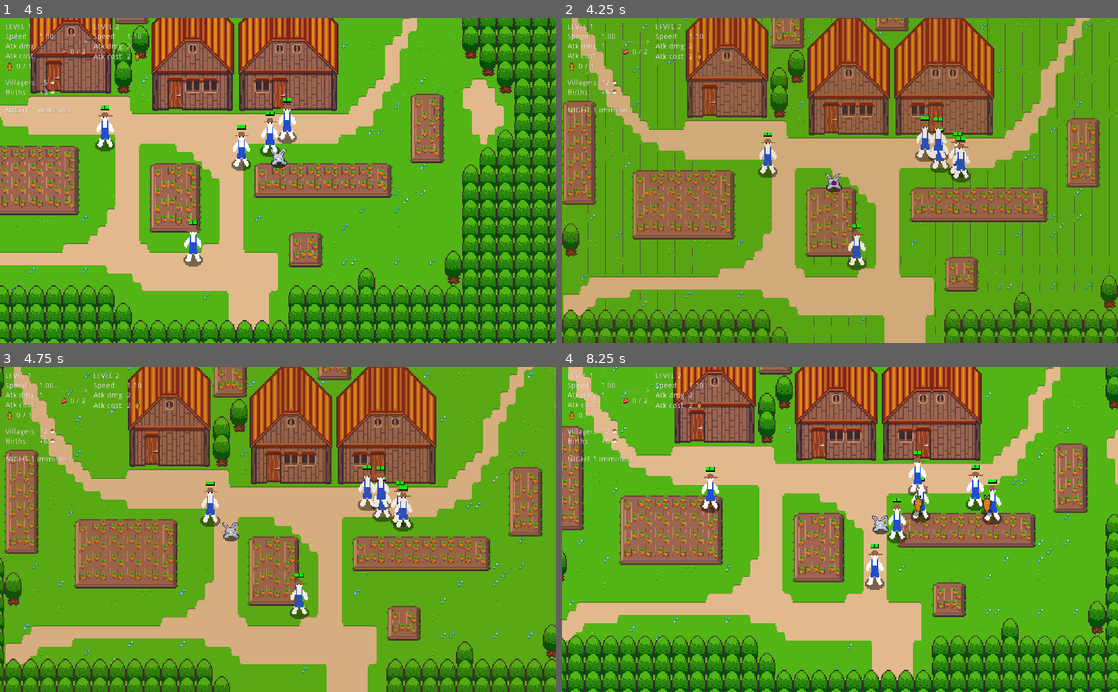
Above: before the commit, frames 1-4 (two rows, left to right).
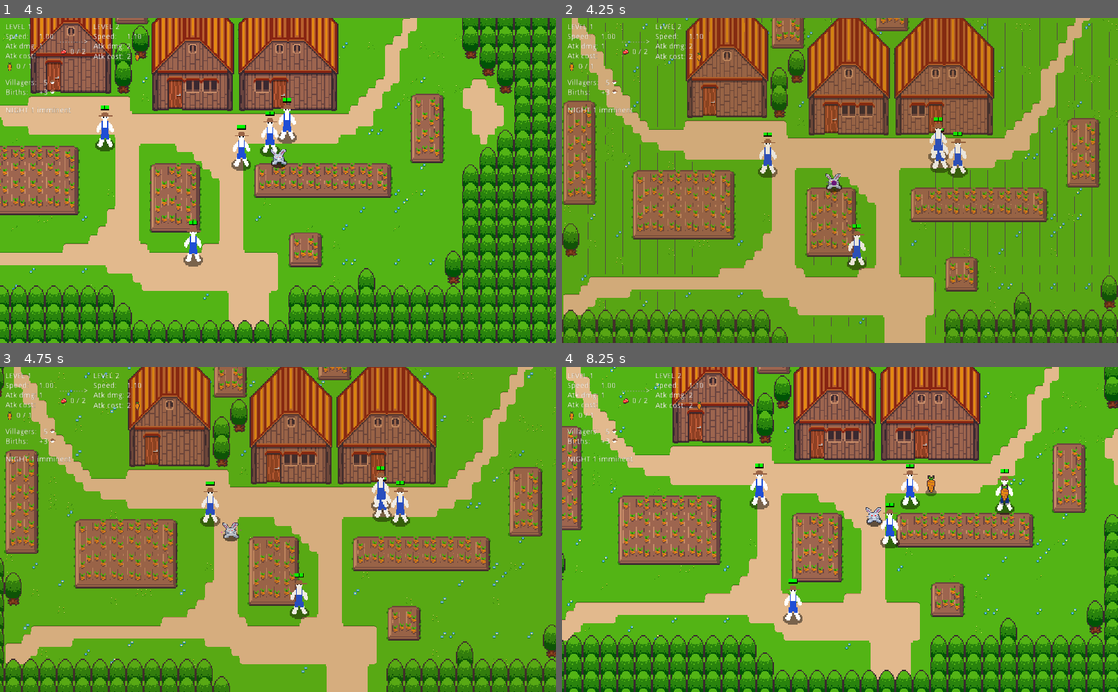
Above: after the commit, the same moments.

Repository: axerosh/rabbit-rampage
Game: Godot game, scene res://level2.tscn
Two runs of this game, one before a commit and one after it. Both use one fixed random seed, a clock stepped at 60 frames per second and the inputs below.
Inputs:
- Up to frame 1 (4 s): hold D (move_right) 0.53-1.28 s; tap Space (attack) every 0.75 s from 0.6 to 3.6 s; hold S (move_down) 1.28-2.03 s; hold D (move_right) 2.03-2.78 s; hold W (move_up) 2.78-3.53 s; hold A (move_left) from 3.53 s (still down)
- Up to frame 2 (4.25 s): keep holding A (move_left); tap R (restart) at 4.15 s
- Up to frame 3 (4.75 s): keep holding A (move_left); tap Space (attack) at 4.35 s
- Up to frame 4 (8.25 s): release A (move_left) at 5.03 s; hold S (move_down) 5.03-5.78 s; tap Space (attack) every 0.75 s from 5.1 to 8.1 s; hold D (move_right) 5.78-6.53 s; hold W (move_up) 6.53-7.28 s; hold D (move_right) 7.28-8.03 s; hold S (move_down) from 8.03 s (still down)

Frame 1 is identical in both runs. In frame 2, 0.5% of the frame differs, in the area x 7-74%, y 19-51%; in frame 3, 0.5%; in frame 4, 25%, in the area x 0-100%, y 0-100%.

Commit message:
Fix collectables and GM stats remaining on restart

Diff:
--- a/autoload/game_manager.gd
+++ b/autoload/game_manager.gd
@@ -29,6 +29,8 @@
 
 func _process(_delta: float) -> void:
 	if Input.is_action_just_pressed("restart"):
+		farmers.clear()
+		night_counter = 0
 		var _error = get_tree().reload_current_scene()
 		set_gameover_status(false)
 
--- a/humans/farmer.gd
+++ b/humans/farmer.gd
@@ -105,10 +105,10 @@
 
 func drop_carrot() -> void:
 	var carrot: Carrot = carrot_scene.instance();
-	get_tree().get_root().add_child(carrot);
+	get_tree().current_scene.add_child(carrot);
 	carrot.global_position = self.global_position;
 
 func drop_flesh() -> void:
 	var flesh: Flesh = flesh_scene.instance();
-	get_tree().get_root().add_child(flesh);
+	get_tree().current_scene.add_child(flesh);
 	flesh.global_position = self.global_position;
